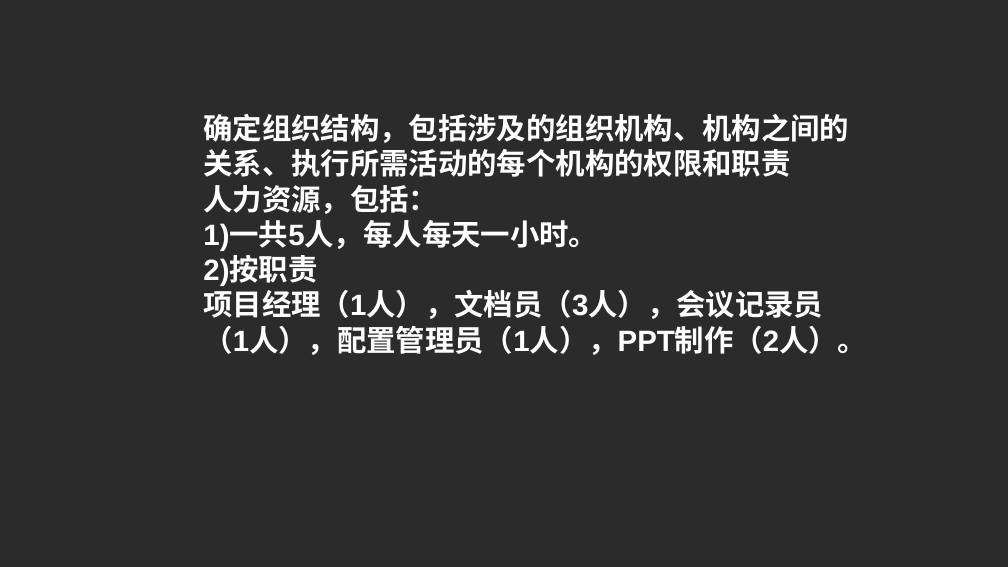
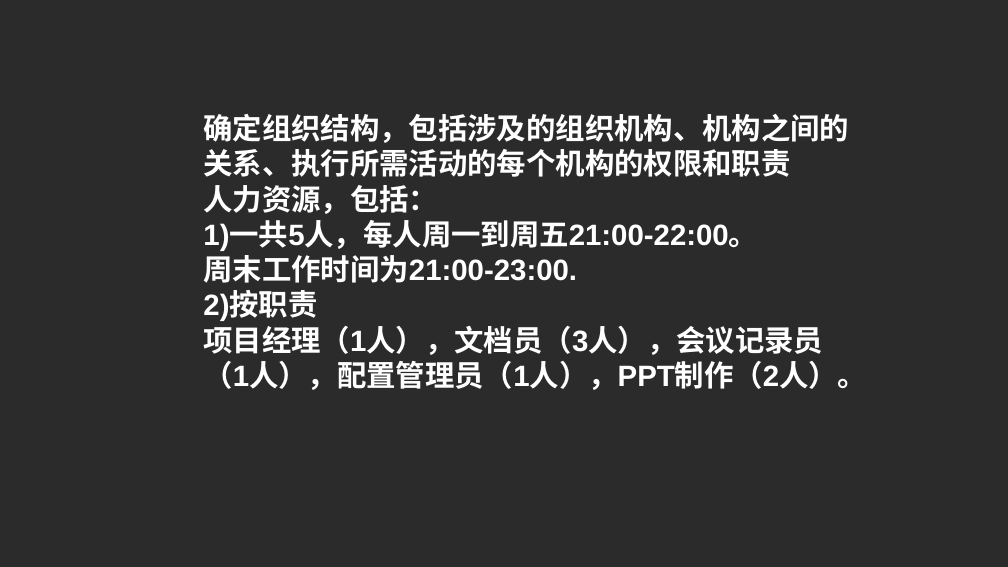
Before and after one commit to tmaczjj/2017work, a slide deck: slide 26 of week5/ppt文档/[prd-03,31501311]项目计划ppt.pptx. Drawn at 1008x567 pixels with LibreOffice and Linux fonts; fonts in the diff are those of the drawing; background and template pictures are left out; a plain dark background stands for a picture behind light text. Boxes give left, top, right and bottom in pixels: in the first picture for what was removed or moved away, otherwise in the second. Text is boxed around its words. In the diff, an @@ line names an element or a change of style, - is before the commit and + after.

```diff
--- a/week5/ppt文档/[prd-03,31501311]项目计划ppt.pptx
+++ b/week5/ppt文档/[prd-03,31501311]项目计划ppt.pptx
@@ text at bbox=[203, 222, 758, 283]: text changed @@
-1)一共5人，每人每天一小时。
+1)一共5人，每人周一到周五21:00-22:00。
+周末工作时间为21:00-23:00.
```
Also in this commit, not shown: 2 other slides changed, 7 slides added, 1 slide removed, 5 other files.
